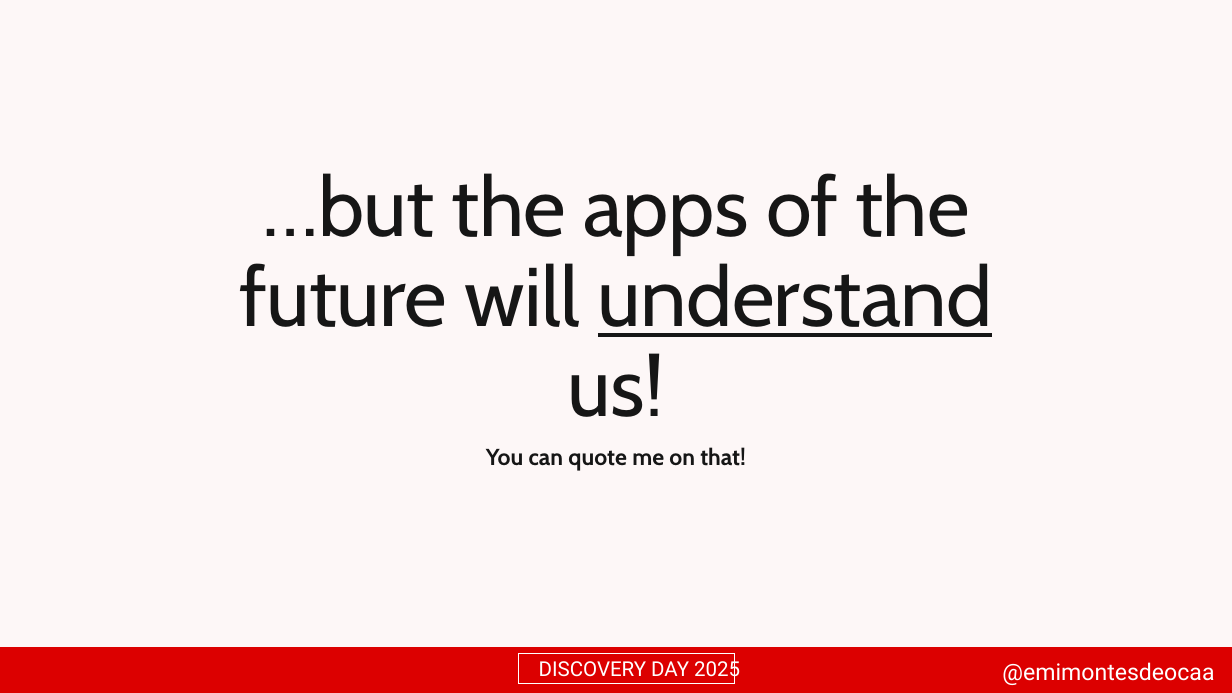
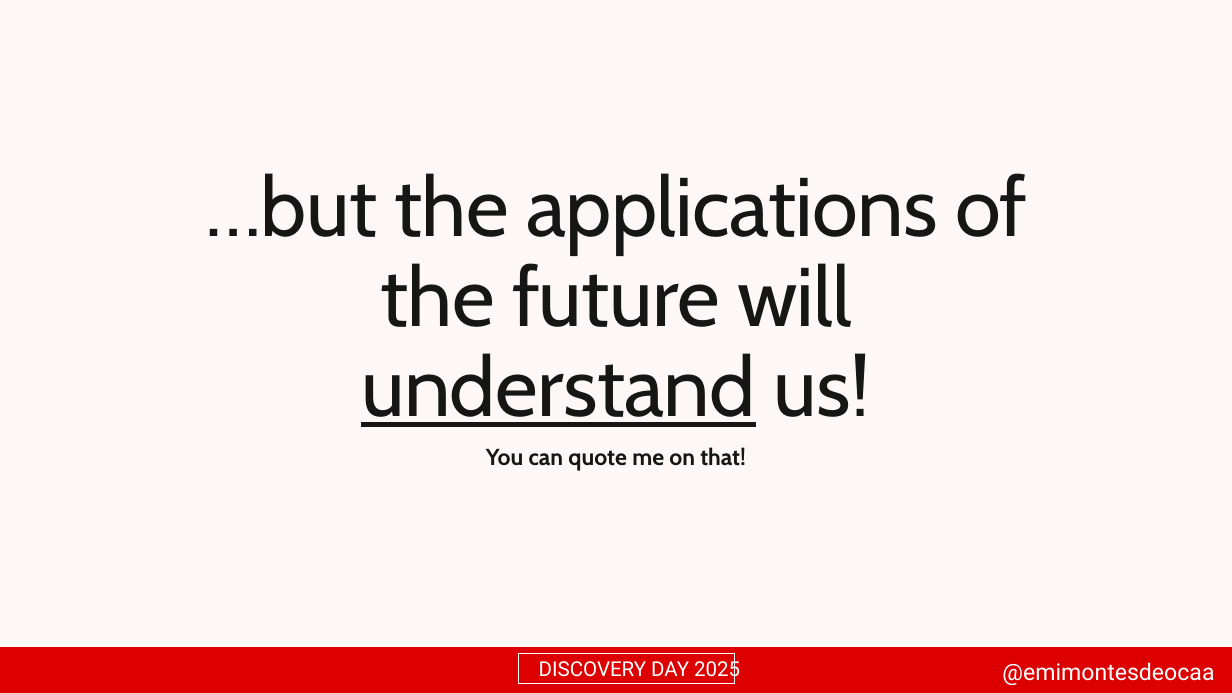
Before and after one commit to emimontesdeoca/dday-sofia-2025-semantic-kernel-sql, a slide deck: slide 9 of slides/Discovery Day 2025.pptx (slide 8 before the commit). Drawn at 1232x693 pixels with LibreOffice and Linux fonts; fonts in the diff are those of the drawing; background and template pictures are left out. Boxes give left, top, right and bottom in pixels: in the first picture for what was removed or moved away, otherwise in the second. Text is boxed around its words. In the diff, an @@ line names an element or a change of style, - is before the commit and + after.

```diff
--- a/slides/Discovery Day 2025.pptx
+++ b/slides/Discovery Day 2025.pptx
@@ title at (205,173,1027,427): text changed @@
-…but the apps of the future will understand us!
+…but the applications of the future will understand us!
```
Also in this commit, not shown: 12 other slides changed, 2 slides added.
